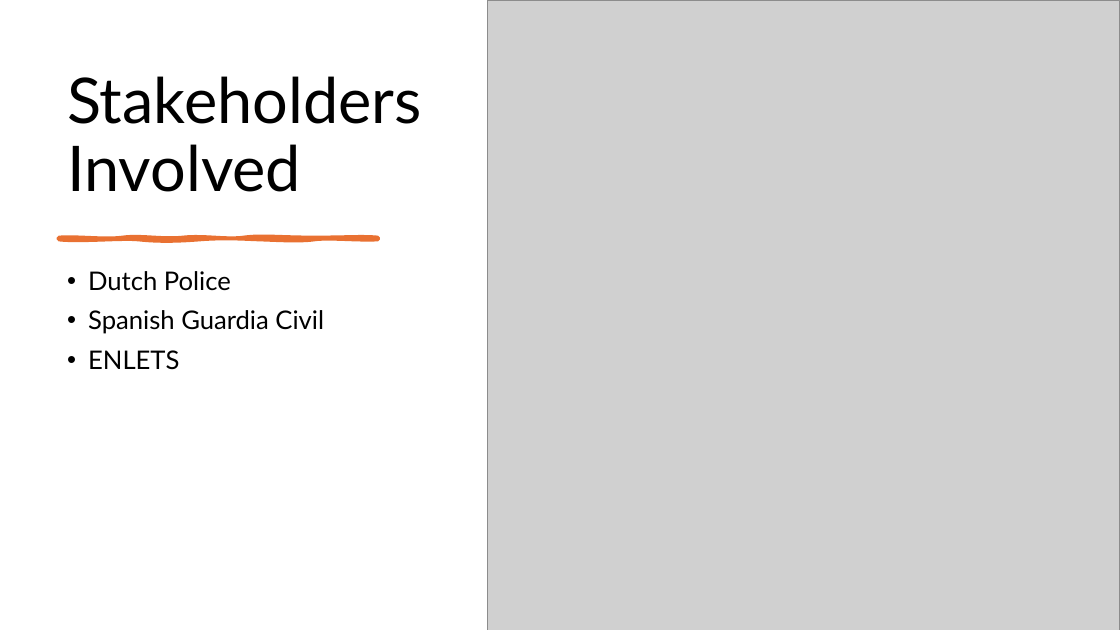
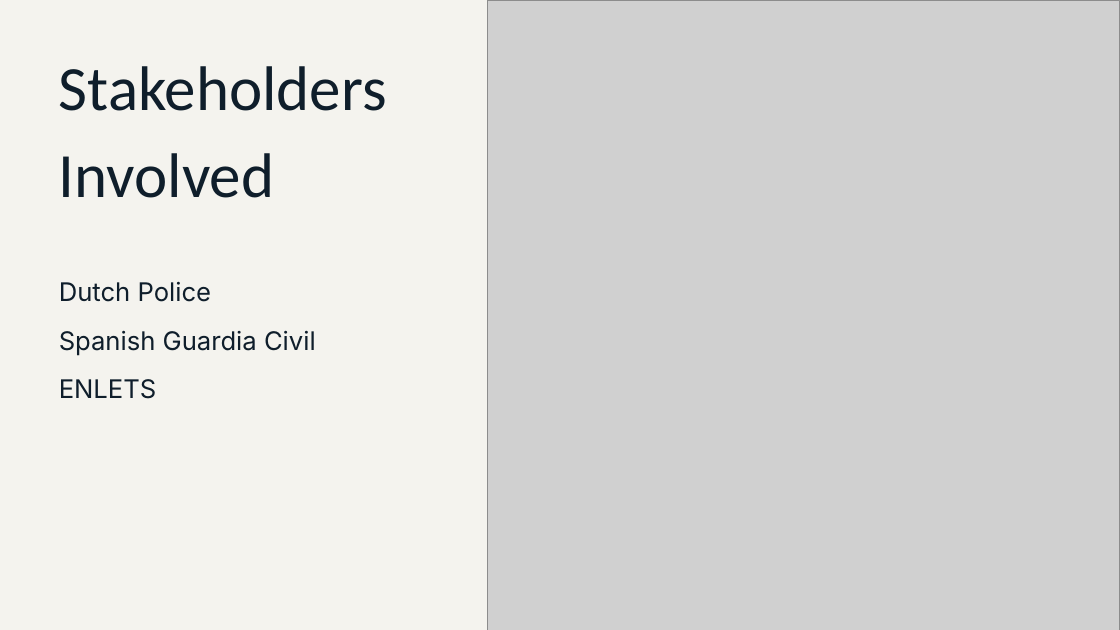
Before and after one commit to maelstromdat/MediTechBigData, a slide deck: slide 51 of 8. the EU PENTION PRoject.pptx (slide 6 before the commit). Drawn at 1120x630 pixels with LibreOffice and Linux fonts; fonts in the diff are those of the drawing; grey boxes stand for pictures. Boxes give left, top, right and bottom in pixels: in the first picture for what was removed or moved away, otherwise in the second. Text is boxed around its words. In the diff, an @@ line names an element or a change of style, - is before the commit and + after.

```diff
--- a/8. the EU PENTION PRoject.pptx
+++ b/8. the EU PENTION PRoject.pptx
@@ background #FFFFFF to #F4F3EE @@
@@ title "Stakeholders Involved" at [59, 66, 387, 198]: font Lato to Calibri, text colour #000000 to #0F1E2B; line spacing 0.9 to 1.15 @@
@@ freeform shape removed at [59, 238, 378, 239] @@
@@ text "Dutch Police" at [59, 282, 316, 399]: font Lato to Inter, text colour #000000 to #0F1E2B; bullet • to none; line spacing 0.9 to 1.4; less space between paragraphs @@
```
Also in this commit, not shown: 12 other slides changed, 55 slides added, 8 slides removed.
